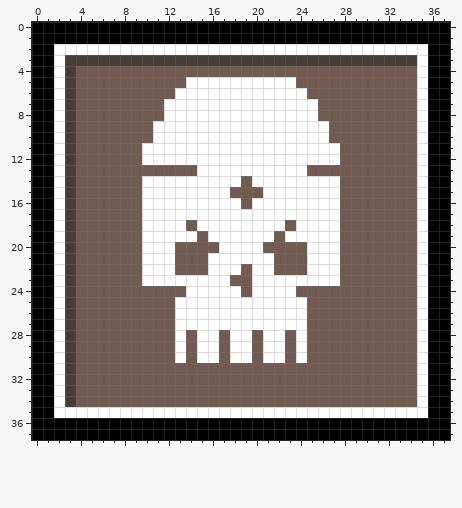
Two states of a pixel-art sprite, RawResources/UISprites/rogo_facecard_appear_007.png. The picture above is the old version.
The file is 38x38 pixels. Colours within 5 levels of each other are drawn and written as one.
After:
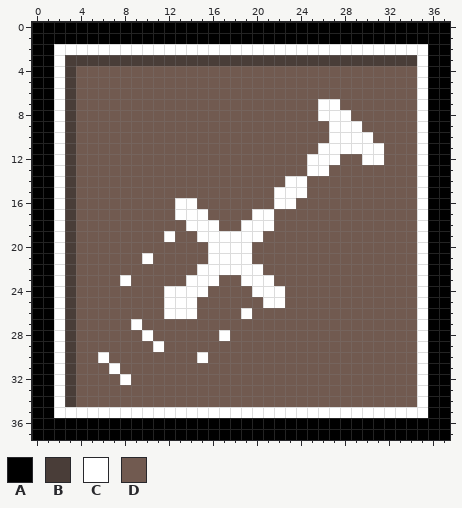
Palette (. is transparent): A #000000  B #493d38  C #ffffff  D #715a50
Diff:
y 5: x 14..23 CCCCCCCCCC -> DDDDDDDDDD
y 6: x 13..24 CCCCCCCCCCCC -> DDDDDDDDDDDD
y 7: x 12..27 CCCCCCCCCCCCCCDD -> DDDDDDDDDDDDDDCC
y 8: x 12..28 CCCCCCCCCCCCCCDDD -> DDDDDDDDDDDDDDCCC
y 9: x 11..29 CCCCCCCCCCCCCCCCDDD -> DDDDDDDDDDDDDDDDCCC
y 10: x 11..30 CCCCCCCCCCCCCCCCDDDD -> DDDDDDDDDDDDDDDDCCCC
y 11: x 10..25 CCCCCCCCCCCCCCCC -> DDDDDDDDDDDDDDDD; x 28..31 DDDD -> CCCC
y 12: x 10..24 CCCCCCCCCCCCCCC -> DDDDDDDDDDDDDDD; x 30..31 DD -> CC
y 13: x 15..26 CCCCCCCCCCDD -> DDDDDDDDDDCC
y 14: x 10..18 CCCCCCCCC -> DDDDDDDDD; x 20..22 CCC -> DDD; x 25..27 CCC -> DDD
y 15: x 10..17 CCCCCCCC -> DDDDDDDD; x 21 C -> D; x 25..27 CCC -> DDD
y 16: x 10..12 CCC -> DDD; x 15..18 CCCC -> DDDD; x 20..21 CC -> DD; x 24..27 CCCC -> DDDD
y 17: x 10..12 CCC -> DDD; x 16..19 CCCC -> DDDD; x 22..27 CCCCCC -> DDDDDD
y 18: x 10..14 CCCCD -> DDDDC; x 17..18 CC -> DD; x 22 C -> D; x 24..27 CCCC -> DDDD
y 19: x 10..11 CC -> DD; x 13..15 CCD -> DDC; x 21 C -> D; x 23..27 CCCCC -> DDDDD
y 20: x 10..12 CCC -> DDD; x 16 D -> C; x 20 C -> D; x 25..27 CCC -> DDD
y 21: x 11..12 CC -> DD; x 20..21 CC -> DD; x 25..27 CCC -> DDD
y 22: x 10..12 CCC -> DDD; x 15 D -> C; x 19 D -> C; x 21 C -> D; x 25..27 CCC -> DDD
y 23: x 8 D -> C; x 10..13 CCCC -> DDDD; x 17 C -> D; x 19 D -> C; x 22..27 CCCCCC -> DDDDDD
y 24: x 12..13 DD -> CC; x 16..18 CCC -> DDD; x 23 C -> D
y 25: x 12 D -> C; x 15..20 CCCCCC -> DDDDDD; x 23..24 CC -> DD
y 26: x 12 D -> C; x 15..18 CCCC -> DDDD; x 20..24 CCCCC -> DDDDD
y 27: x 9 D -> C; x 13..24 CCCCCCCCCCCC -> DDDDDDDDDDDD
y 28: x 10 D -> C; x 13 C -> D; x 15..19 CCDCC -> DDCDD; x 21..22 CC -> DD; x 24 C -> D
y 29: x 11 D -> C; x 13 C -> D; x 15..16 CC -> DD; x 18..19 CC -> DD; x 21..22 CC -> DD; x 24 C -> D
y 30: x 6 D -> C; x 13 C -> D; x 16 C -> D; x 18..19 CC -> DD; x 21..22 CC -> DD; x 24 C -> D
y 31: x 7 D -> C
y 32: x 8 D -> C
Changed places in both pictures, as pixel boxes (x1, y1, x2, y2):
changed: (98, 77, 384, 385)
